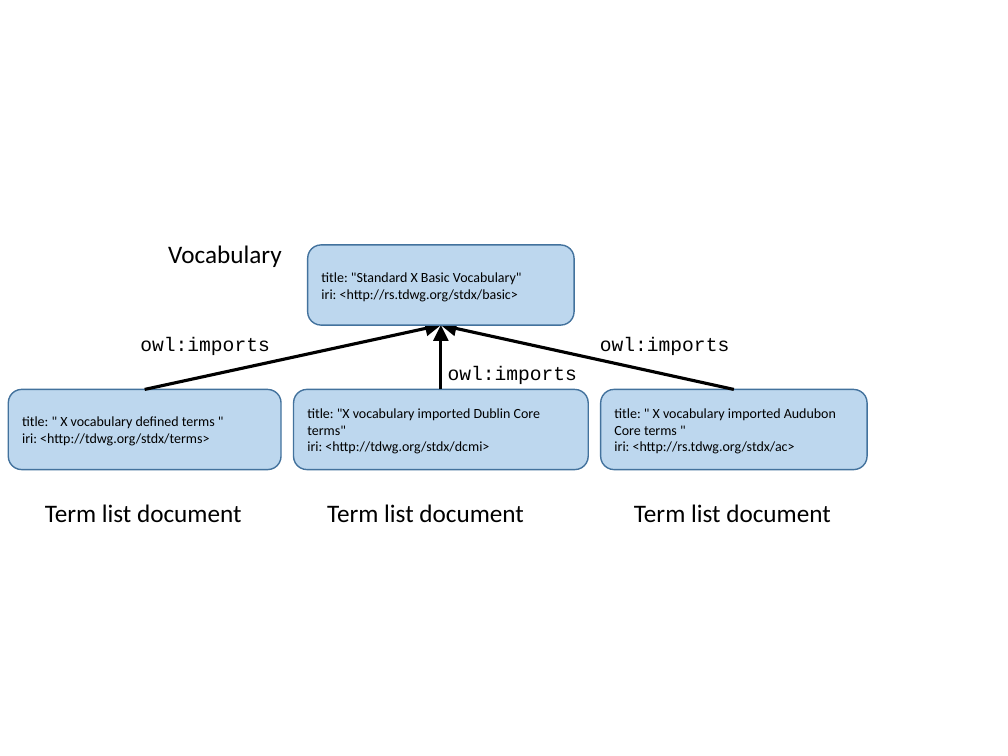
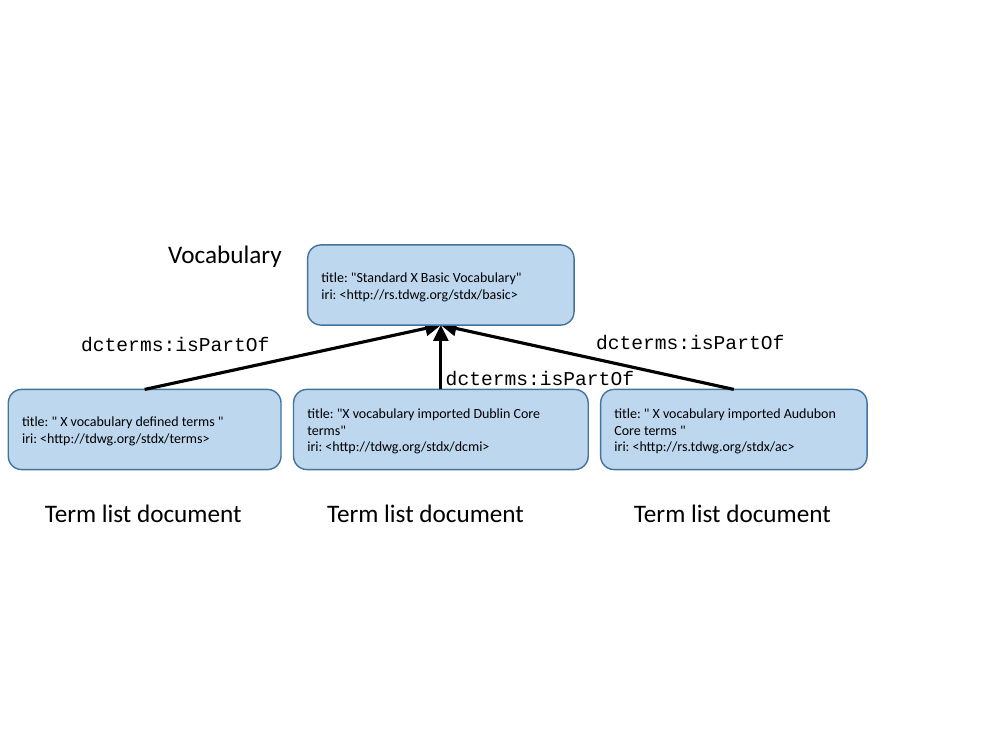
Before and after one commit to tdwg/vocab, a slide deck: slide 2 of diagrams.pptx. Drawn at 1008x756 pixels with LibreOffice and Linux fonts; fonts in the diff are those of the drawing. Boxes give left, top, right and bottom in pixels: in the first picture for what was removed or moved away, otherwise in the second. Text is boxed around its words. In the diff, an @@ line names an element or a change of style, - is before the commit and + after.

```diff
--- a/diagrams.pptx
+++ b/diagrams.pptx
@@ text added at [81,337,269,352], 14 pt, text #000000 @@
+dcterms:isPartOf
@@ text removed at [140,337,269,355] @@
-owl:imports
@@ text added at [596,335,784,350], 14 pt, text #000000 @@
+dcterms:isPartOf
@@ text removed at [600,337,729,355] @@
-owl:imports
@@ text added at [446,371,634,391], 14 pt, text #000000 @@
+dcterms:isPartOf
@@ text removed at [448,366,577,384] @@
-owl:imports
```
Also in this commit, not shown: 1 other slide changed, 2 other files.
